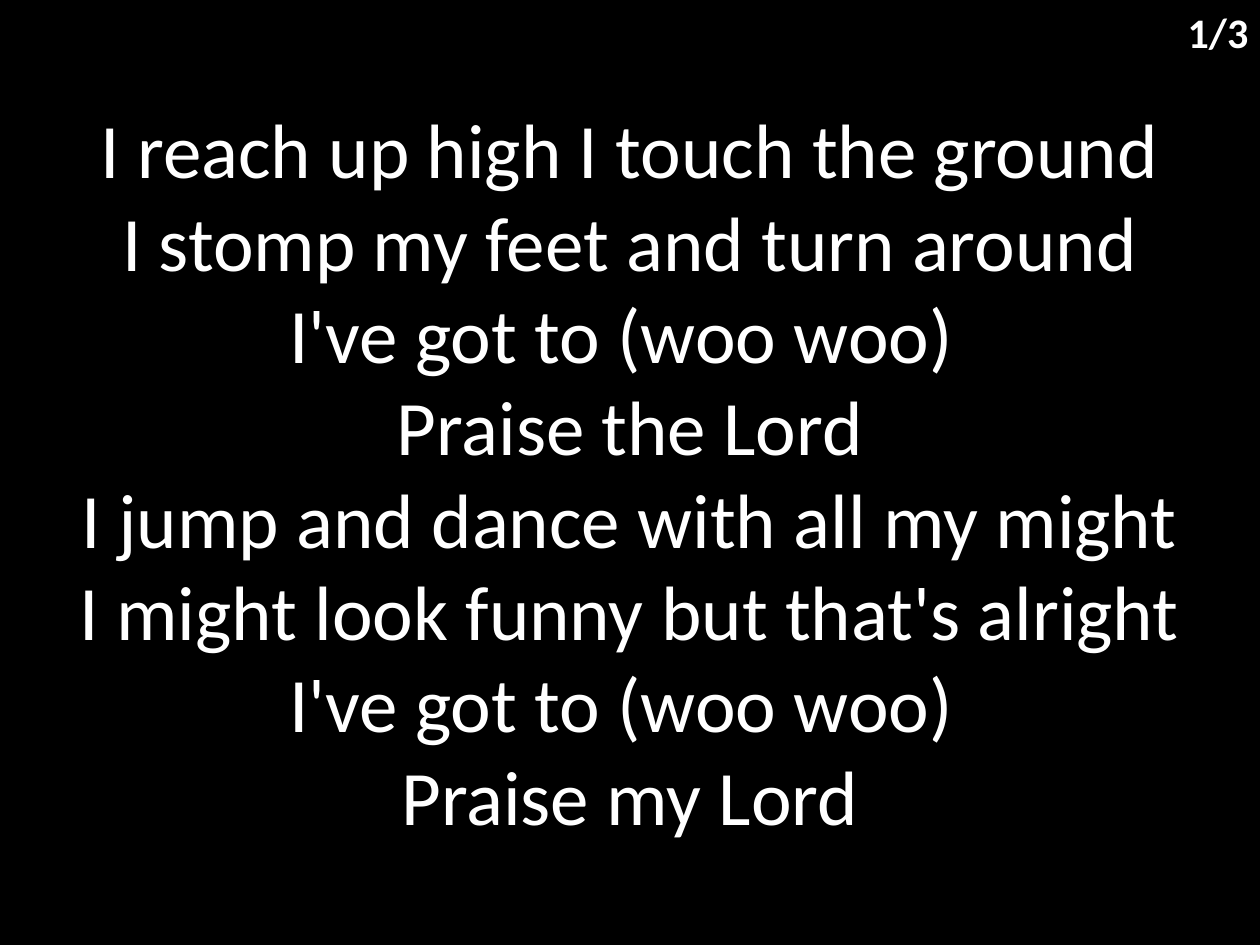
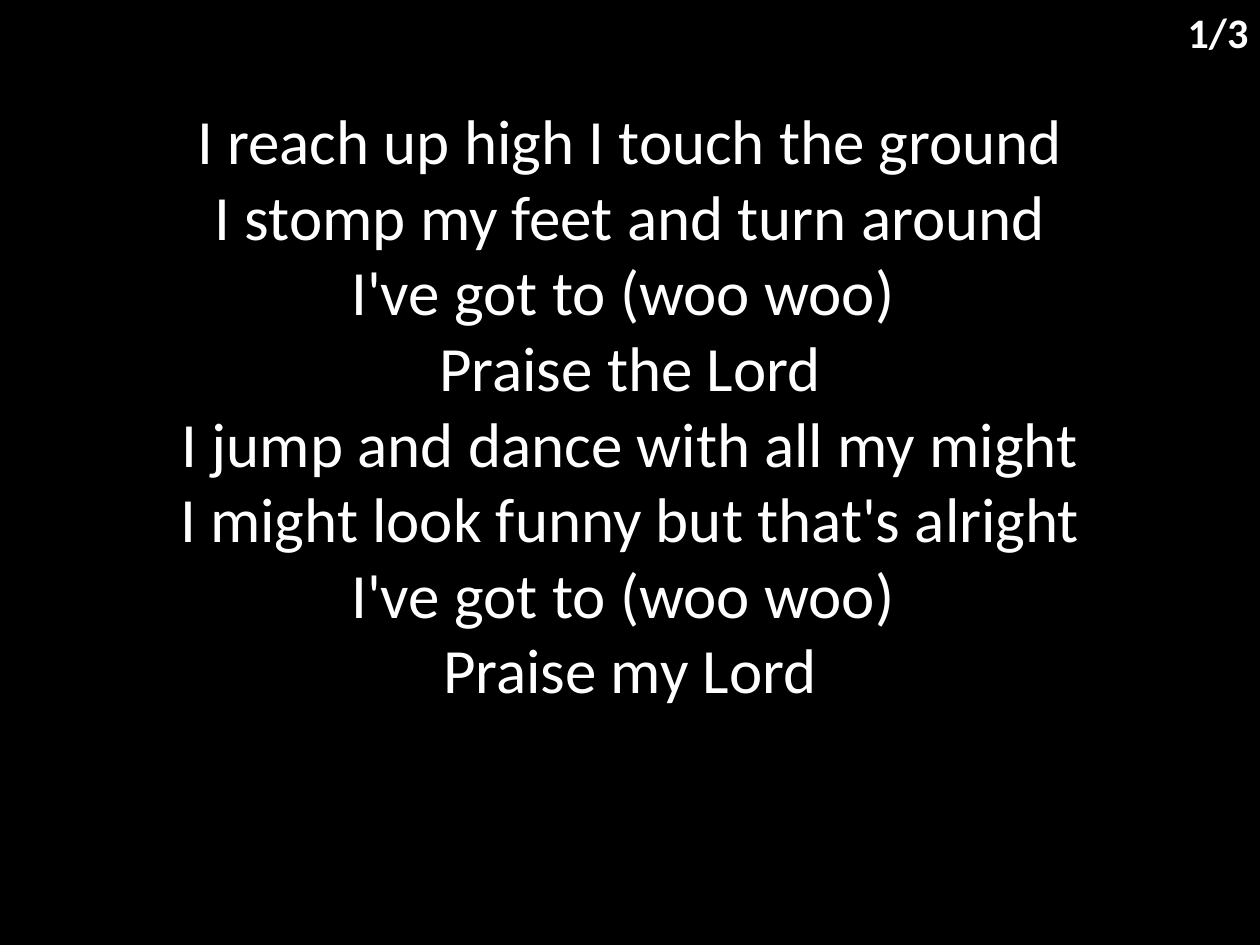
Before and after one commit to hoo-are-ya/worship, a slide deck: slide 2 of docs/songs/i reach up high.pptx. Drawn at 1260x945 pixels with LibreOffice and Linux fonts; fonts in the diff are those of the drawing. Boxes give left, top, right and bottom in pixels: in the first picture for what was removed or moved away, otherwise in the second. Text is boxed around its words. In the diff, an @@ line names an element or a change of style, - is before the commit and + after.

```diff
--- a/docs/songs/i reach up high.pptx
+++ b/docs/songs/i reach up high.pptx
@@ subtitle "I reach up high I ..." at bbox=[180, 120, 1079, 703]: size 44 to 36 pt @@
```
Also in this commit, not shown: 2 other slides changed, 6 other files.
